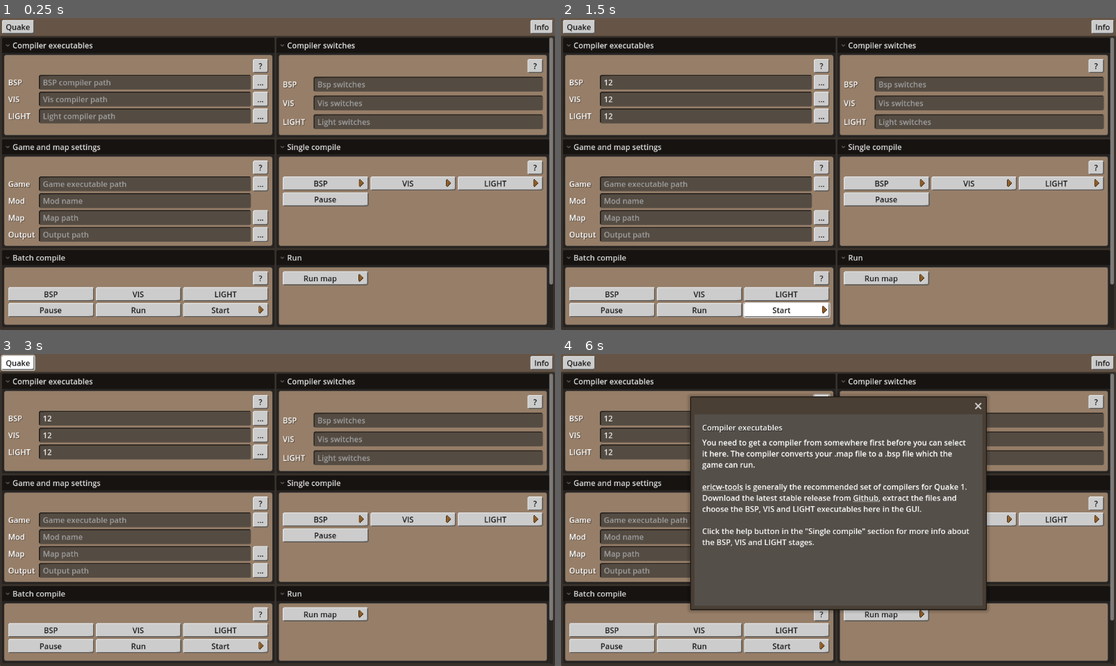
Above: before the commit, frames 1-4 (two rows, left to right).
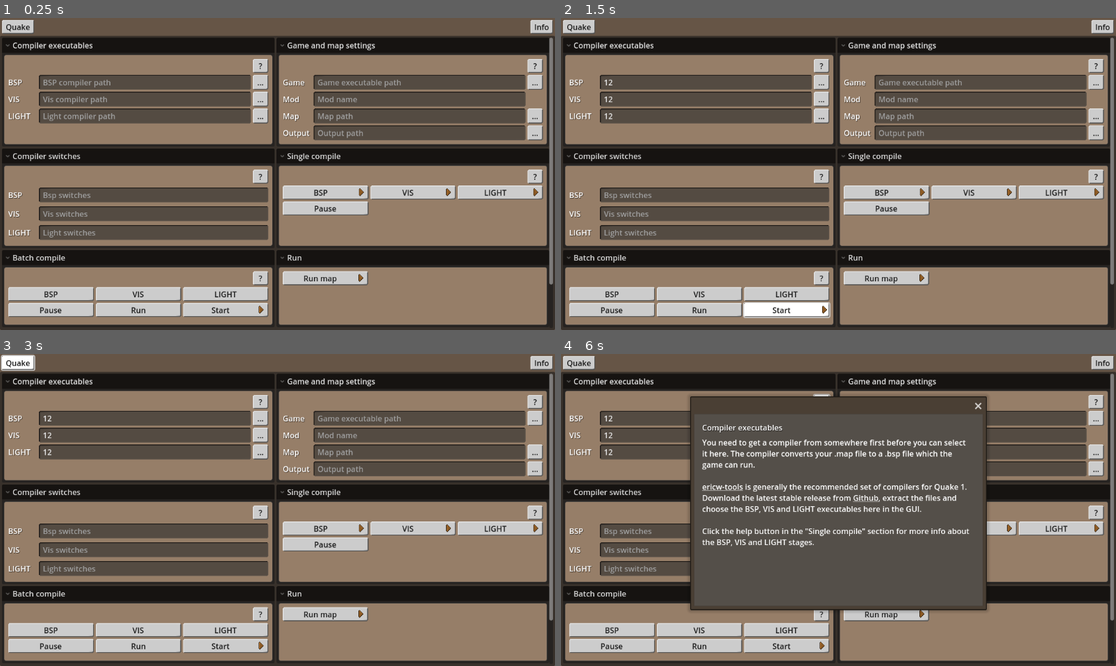
Above: after the commit, the same moments.

Repository: VictorKarp/Quakompiler
Game: Godot game, scene res://scenes/main/main.tscn
Two runs of this game, one before a commit and one after it. Both use one fixed random seed, a clock stepped at 60 frames per second and the inputs below.
Inputs (mouse positions are in pixels of both pictures, inside the frame that each line leads up to):
- Up to frame 1 (0.25 s): no input
- Up to frame 2 (1.5 s): click (705, 83) at 0.52 s; type "12" at 0.6 s; click (705, 99) at 0.75 s; type "12" at 0.83 s; click (705, 114) at 0.98 s; type "12" at 1.07 s; click "Start" at 1.25 s
- Up to frame 3 (3 s): click "Start" at 2 s; click "Quake" at 2.75 s
- Up to frame 4 (6 s): click "Info" at 3.5 s; click (838, 419) at 4.25 s; click "Quake" at 5 s; click "?" at 5.75 s

The runs differ from the first frame. In frame 1, 19% of the frame differs, in the area x 0-99%, y 7-72%; in frame 2, 19%; in frame 3, 19%; in frame 4, 8.8%.
Error in both runs: Cannot call method 'get_as_text' on a null value. (res://scenes/licenses/licenses.gd:17)

Commit message:
Fix wrong section order (introduced in 51dc7e2)

Diff:
--- a/scenes/main/main.tscn
+++ b/scenes/main/main.tscn
@@ -79,10 +79,10 @@
 layout_mode = 2
 config_name = "compilers_folded"
 
-[node name="CompilerSwitches" parent="VBoxContainer/Tabs/Quake/ScrollContainer/HFlowContainer" instance=ExtResource("3_th5th")]
+[node name="GameAndMapSettings" parent="VBoxContainer/Tabs/Quake/ScrollContainer/HFlowContainer" instance=ExtResource("4_blune")]
 layout_mode = 2
 
-[node name="GameAndMapSettings" parent="VBoxContainer/Tabs/Quake/ScrollContainer/HFlowContainer" instance=ExtResource("4_blune")]
+[node name="CompilerSwitches" parent="VBoxContainer/Tabs/Quake/ScrollContainer/HFlowContainer" instance=ExtResource("3_th5th")]
 layout_mode = 2
 
 [node name="SingleCompile" parent="VBoxContainer/Tabs/Quake/ScrollContainer/HFlowContainer" instance=ExtResource("5_th5th")]
